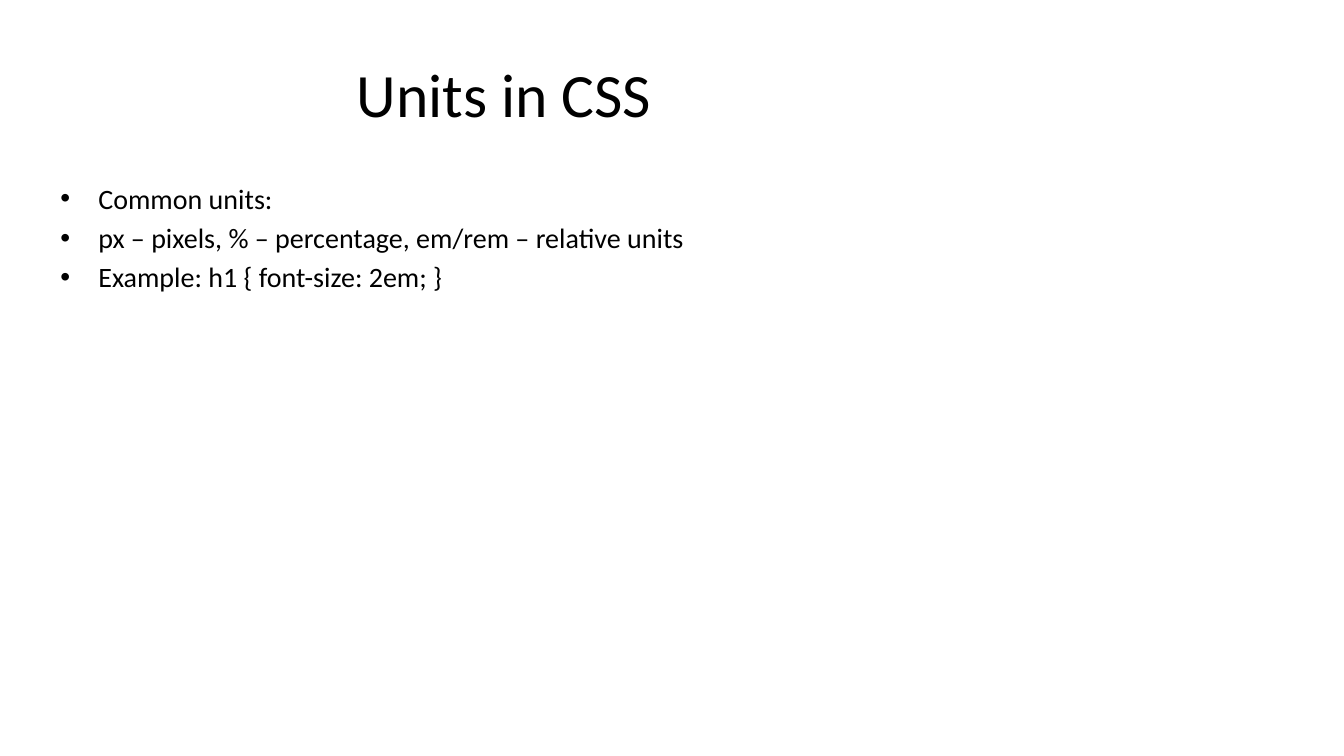
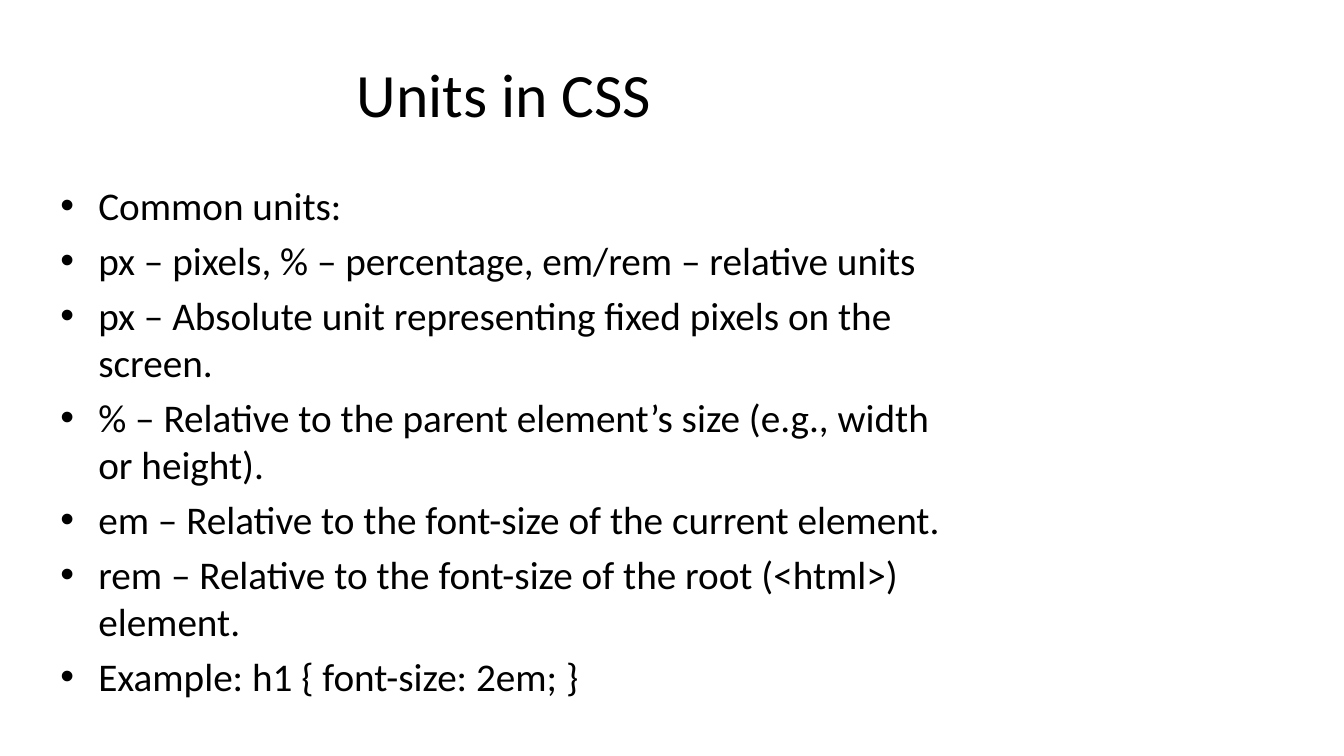
Before and after one commit to gauravog7/Intro-to-Web-Tech, a slide deck: slide 26 of CSS_Unit_2.pptx. Drawn at 1344x756 pixels with LibreOffice and Linux fonts; fonts in the diff are those of the drawing. Boxes give left, top, right and bottom in pixels: in the first picture for what was removed or moved away, otherwise in the second. Text is boxed around its words. In the diff, an @@ line names an element or a change of style, - is before the commit and + after.

```diff
--- a/CSS_Unit_2.pptx
+++ b/CSS_Unit_2.pptx
@@ text at [98, 193, 916, 698]: size 20 to 28 pt in "Common units:", "px – pixels, % – percentage, em/rem ...", "Example: h1 { font-size: 2em; }"; more space between paragraphs @@
@@ text at [98, 302, 940, 637]: paragraphs added @@
+• px – Absolute unit representing fixed pixels on the screen.
+• % – Relative to the parent element’s size (e.g., width or height).
+• em – Relative to the font-size of the current element.
+• rem – Relative to the font-size of the root (<html>) element.
```
Also in this commit, not shown: 2 other slides changed, 7 slides added, 7 slides removed.
